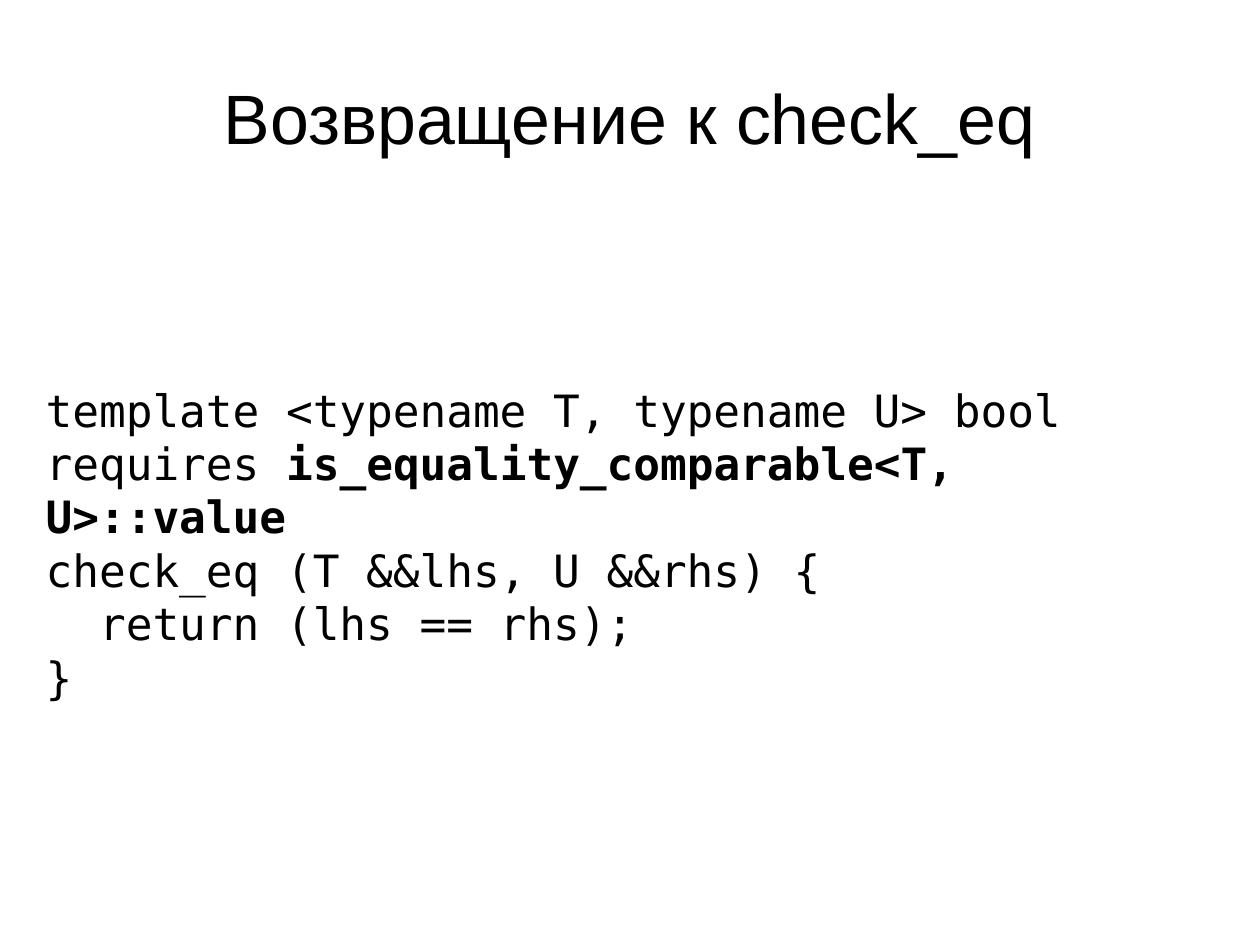
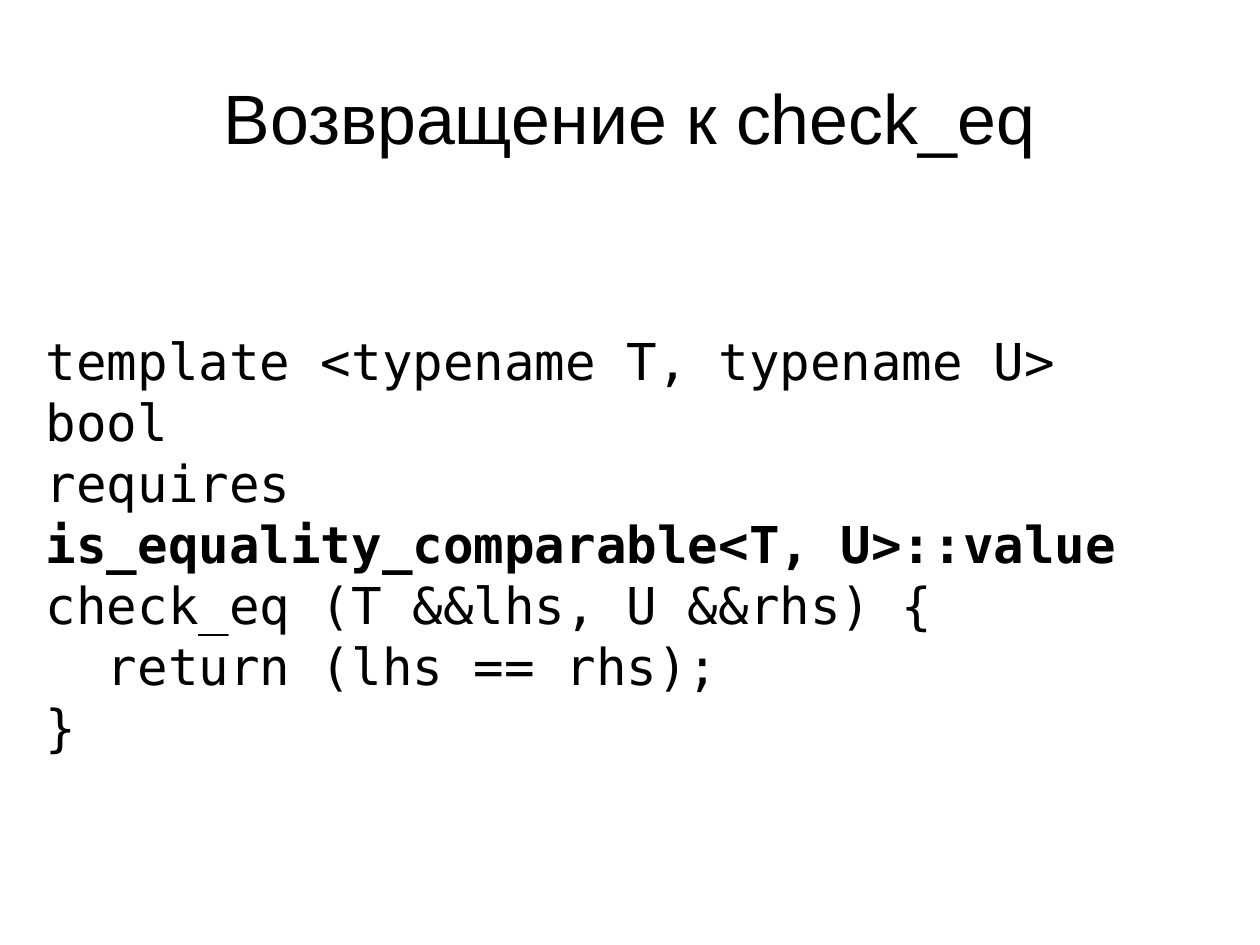
Before and after one commit to MIPT-ILab/cpp-lects-rus, a slide deck: slide 25 of cpp_code/concepts-talk/concepts.odp (slide 22 before the commit). Drawn at 1260x945 pixels with LibreOffice and Linux fonts; fonts in the diff are those of the drawing. Boxes give left, top, right and bottom in pixels: in the first picture for what was removed or moved away, otherwise in the second. Text is boxed around its words. In the diff, an @@ line names an element or a change of style, - is before the commit and + after.

```diff
--- a/cpp_code/concepts-talk/concepts.odp
+++ b/cpp_code/concepts-talk/concepts.odp
@@ text at (46, 341, 1055, 692): size 28 to 32 pt in "template <typename T, typename U> bool", "check_eq (T &&lhs, U &&rhs) {", "return (lhs == rhs);", "}" @@
@@ text at (46, 463, 1116, 574): text changed; size 28 to 32 pt @@
-requires is_equality_comparable<T, U>::value
+requires
+is_equality_comparable<T, U>::value
```
Also in this commit, not shown: 29 other slides changed, 16 slides added, 2 slides removed, 2 other files.
